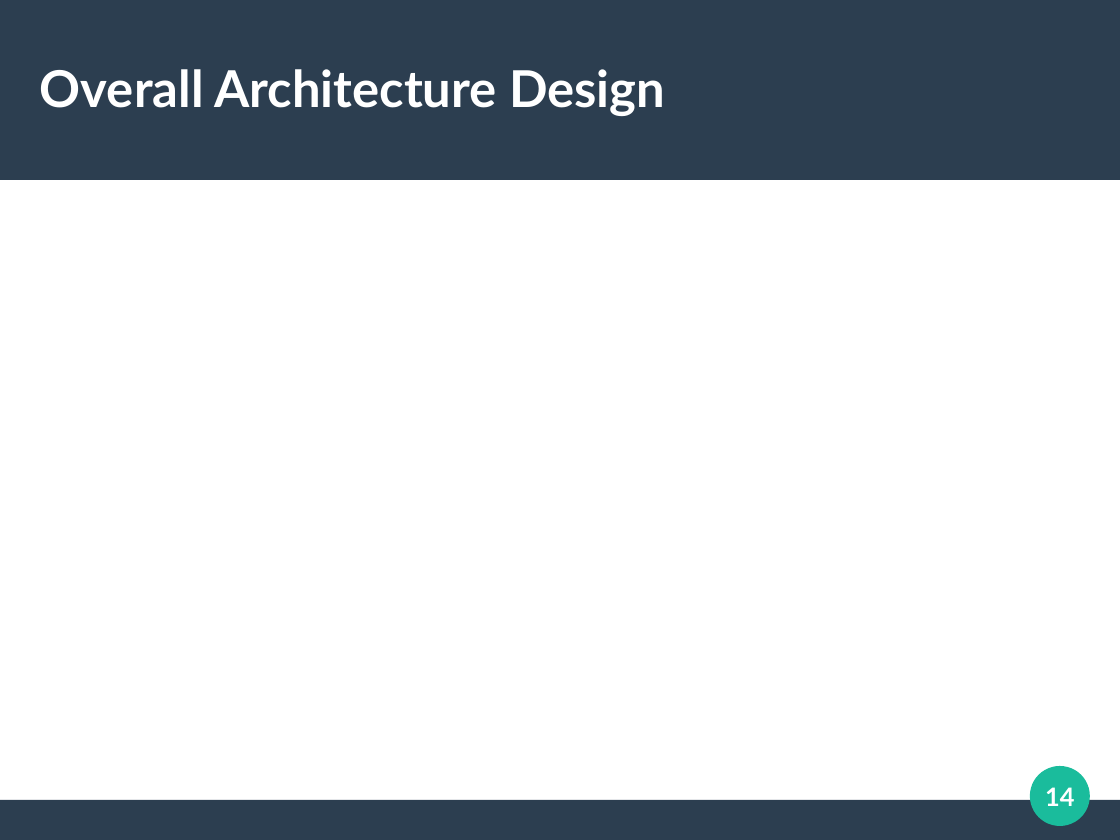
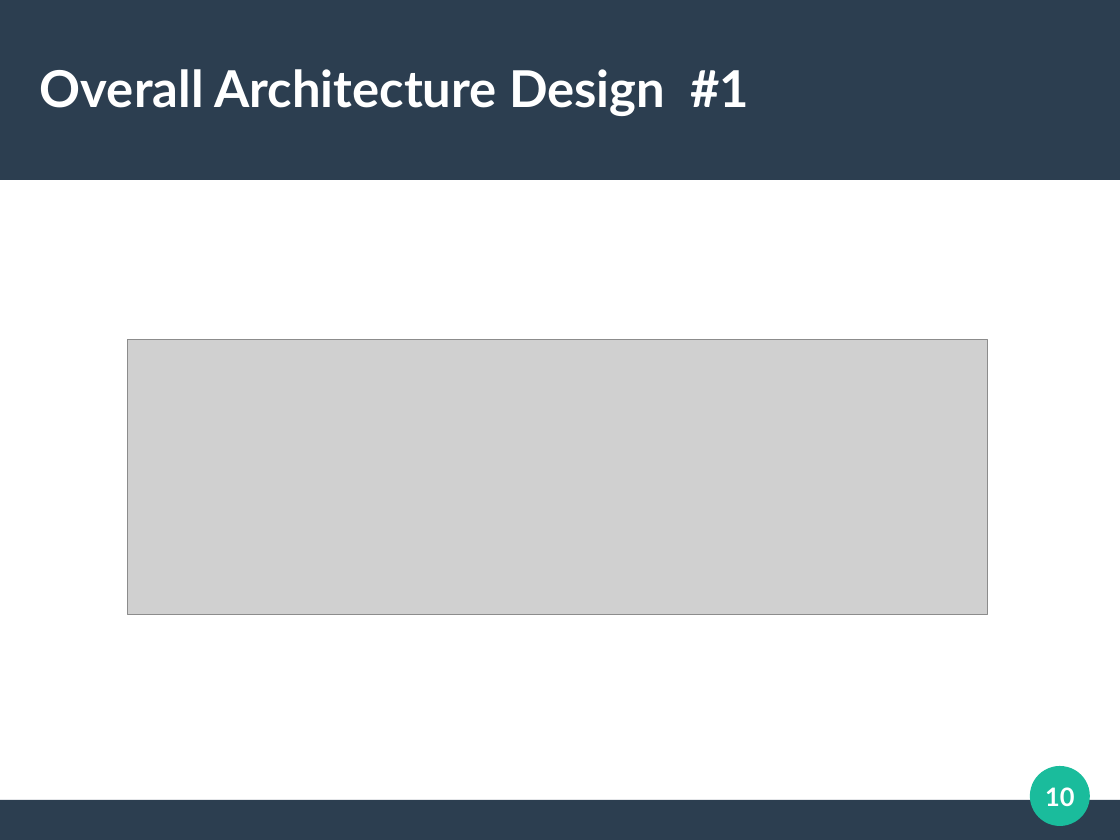
Before and after one commit to alifgiant/TA-Paper, a slide deck: slide 10 of presentation/Silde Sidang.odp (slide 14 before the commit). Drawn at 1120x840 pixels with LibreOffice and Linux fonts; fonts in the diff are those of the drawing; grey boxes stand for pictures. Boxes give left, top, right and bottom in pixels: in the first picture for what was removed or moved away, otherwise in the second. Text is boxed around its words. In the diff, an @@ line names an element or a change of style, - is before the commit and + after.

```diff
--- a/presentation/Silde Sidang.odp
+++ b/presentation/Silde Sidang.odp
@@ title at [40, 69, 749, 116]: text changed @@
-Overall Architecture Design
+Overall Architecture Design #1
@@ picture added at [128, 340, 989, 615] @@
@@ page number at [1045, 787, 1074, 806]: text changed @@
-14
+10
```
Also in this commit, not shown: 10 other slides changed, 16 slides added, 8 slides removed, 6 other files.
